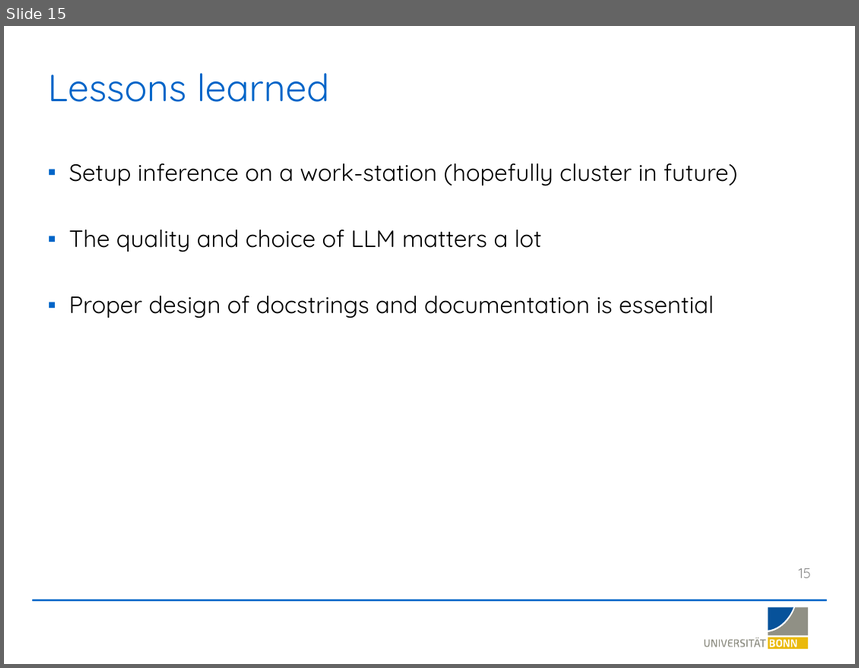
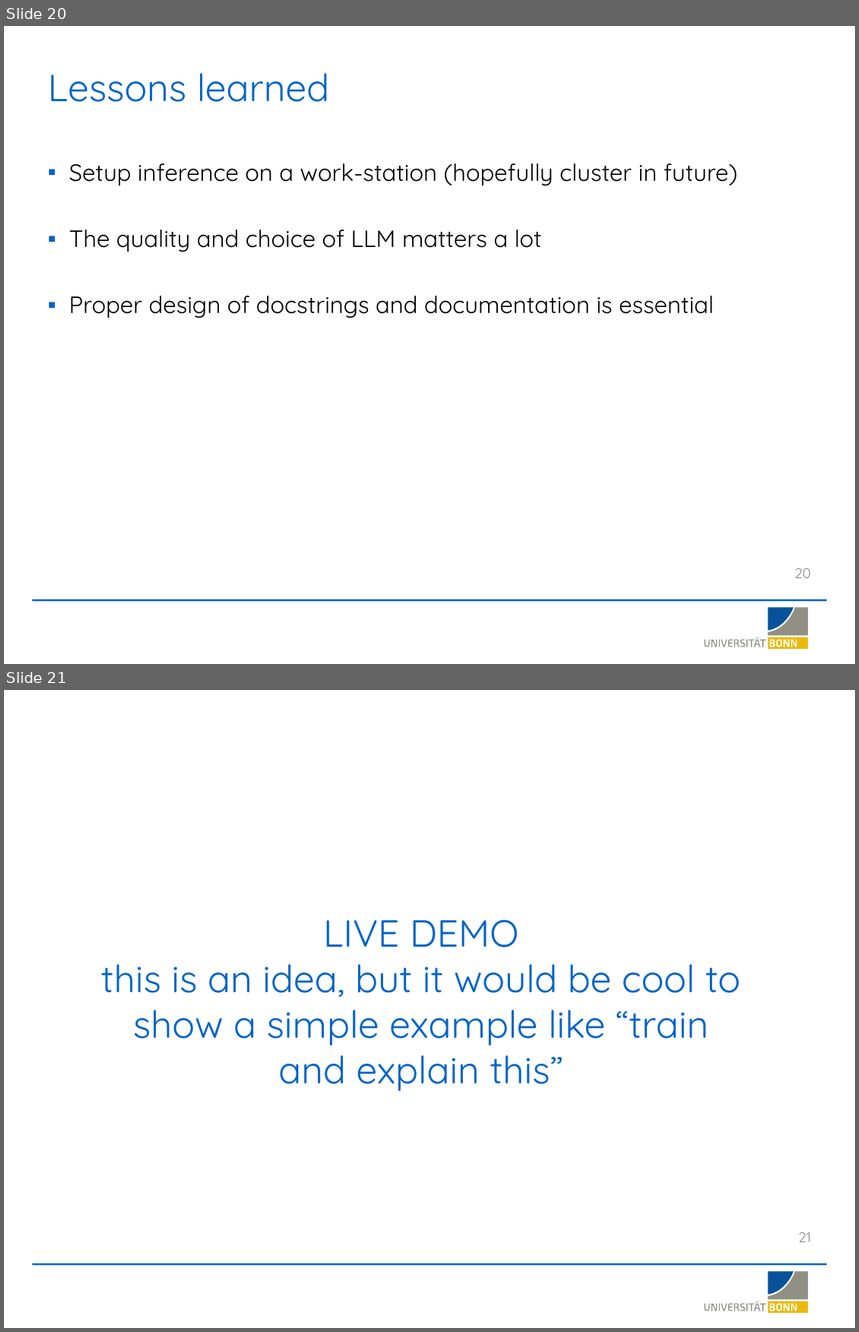
Before and after one commit to LSI-Uni-Bonn/ChemicHAL, a slide deck: slides/AI_Agent_Explainability.pptx. Shown one above the other, each under a label of ours: slide 15 before the commit, slides 20 and 21 after it. The pictures are 859x668 and 859x1332 pixels, drawn with LibreOffice and Linux fonts; fonts in the diff are those of the drawing; background and template pictures are left out. Boxes give left, top, right and bottom in pixels: in the first picture for what was removed or moved away, otherwise in the second. Text is boxed around its words. In the diff, an @@ line names an element or a change of style, - is before the commit and + after.

Commit message:
Update AI Agent Explainability presentation slides

```diff
--- a/slides/AI_Agent_Explainability.pptx
+++ b/slides/AI_Agent_Explainability.pptx
@@ slide 21 added at (x1=4, y1=690, x2=855, y2=1328), background #FFFFFF; not listed: 20 template elements that a slide beside it also shows @@
@@ title added at (x1=101, y1=920, x2=740, y2=1091), 32 pt, text #0064C8 @@
+LIVE DEMO
+this is an idea, but it would be cool to show a simple example like “train and explain this”
@@ page number added at (x1=798, y1=1233, x2=811, y2=1243), 12 pt, text #8B8B8B @@
+21
@@ what was slide 15 is now slide 20 @@
@@ page number at (x1=794, y1=569, x2=811, y2=579): text changed @@
-15
+20
```
Also in this commit, not shown: 3 slides changed, 5 other slides added.
